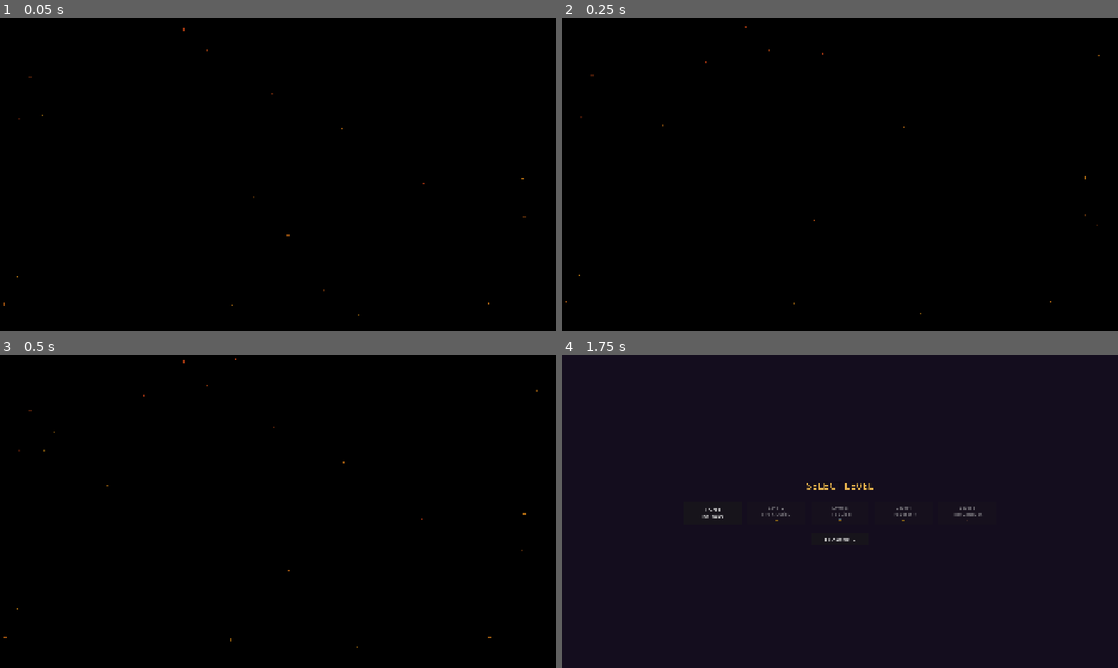
Above: before the commit, frames 1-4 (two rows, left to right).
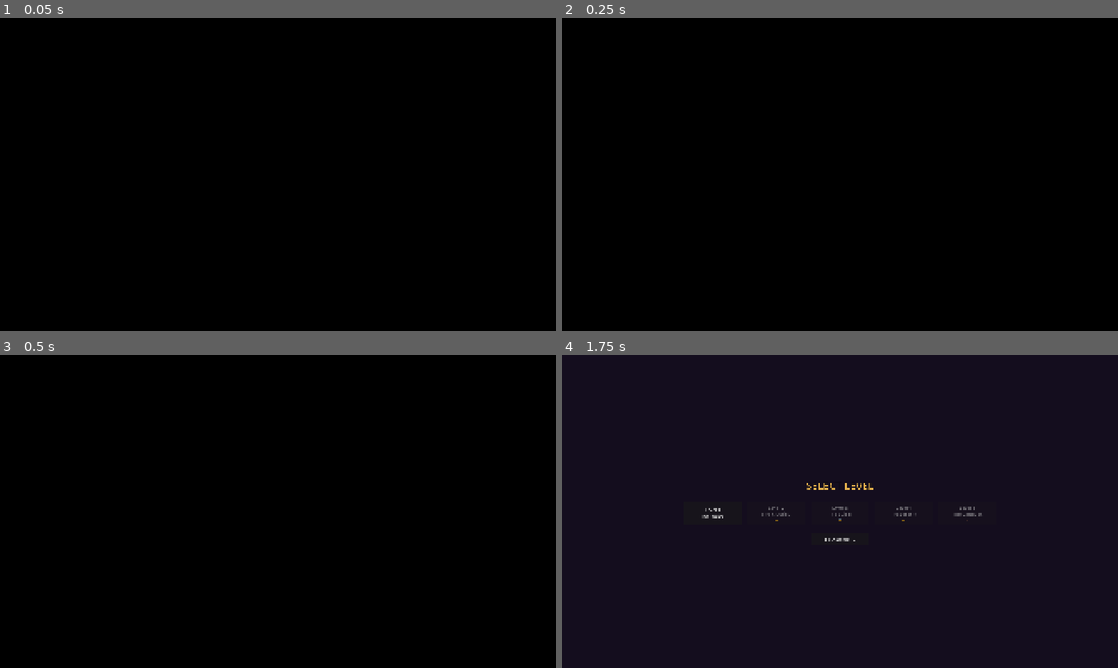
Above: after the commit, the same moments.

Repository: illertriller/tower-defense
Game: Godot game, scene res://scenes/ui/start_menu.tscn
Same seed, same stepped clock (60 frames per second), same inputs: the game is played once before the commit and once after it. Video files are missing from this copy of the repository; at most half a second of black plays in their place.
Inputs (mouse positions are in pixels of both pictures, inside the frame that each line leads up to):
- Up to frame 1 (0.05 s): no input
- Up to frame 2 (0.25 s): no input
- Up to frame 3 (0.5 s): no input
- Up to frame 4 (1.75 s): tap Enter at 0.5 s; move the mouse to (962, 495) at 0.52 s; hold Right (ui_right) 0.53-1.25 s; tap 1 at 0.6 s; click (962, 495) at 0.67 s; tap Space at 0.77 s; click "Start Game" at 1.25 s

The runs differ from the first frame. In frame 1, less than 0.1% of the frame differs, in the area x 0-95%, y 3-96%; in frame 2, less than 0.1%; in frame 3, less than 0.1%, in the area x 0-97%, y 1-94%; in frame 4, nothing differs.

Commit message:
Hide embers during intro cinematic

Diff:
--- a/scenes/ui/start_menu.gd
+++ b/scenes/ui/start_menu.gd
@@ -73,6 +73,7 @@
 	$TitleLabel.visible = false
 	$SubtitleLabel.visible = false
 	$VersionLabel.visible = false
+	$Embers.visible = false
 
 	_cinematic_instance = cinematic_scene.instantiate()
 	add_child(_cinematic_instance)
@@ -91,6 +92,7 @@
 	$TitleLabel.visible = true
 	$SubtitleLabel.visible = true
 	$VersionLabel.visible = true
+	$Embers.visible = true
 
 	# Now start the menu music and animations
 	_setup_audio()
